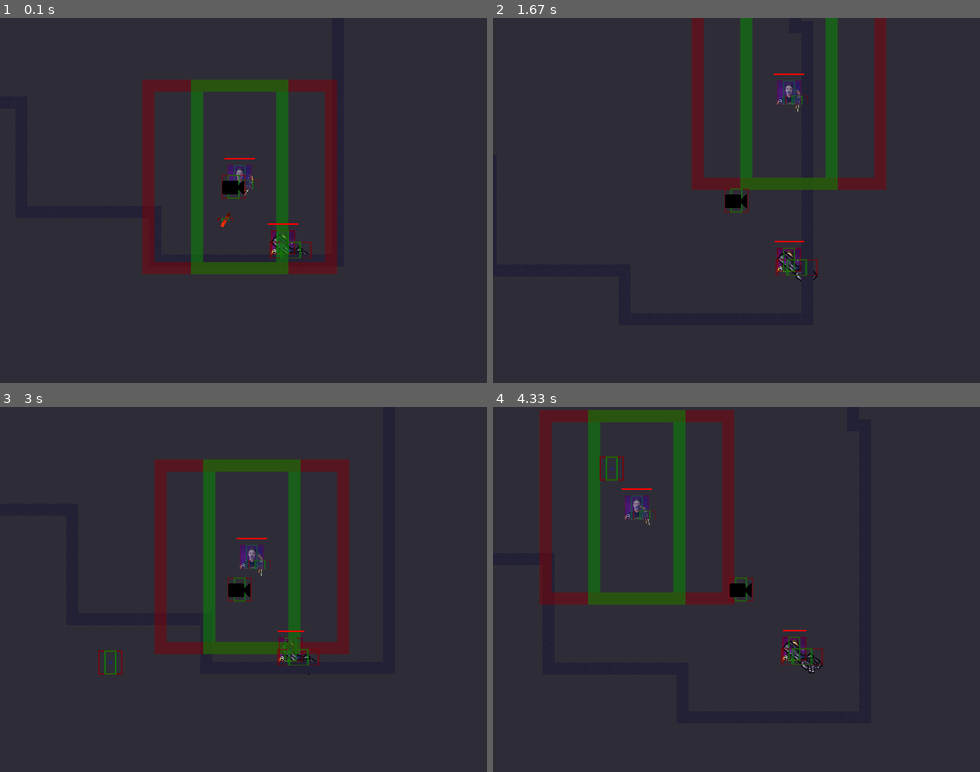
Above: before the commit, frames 1-4 (two rows, left to right).
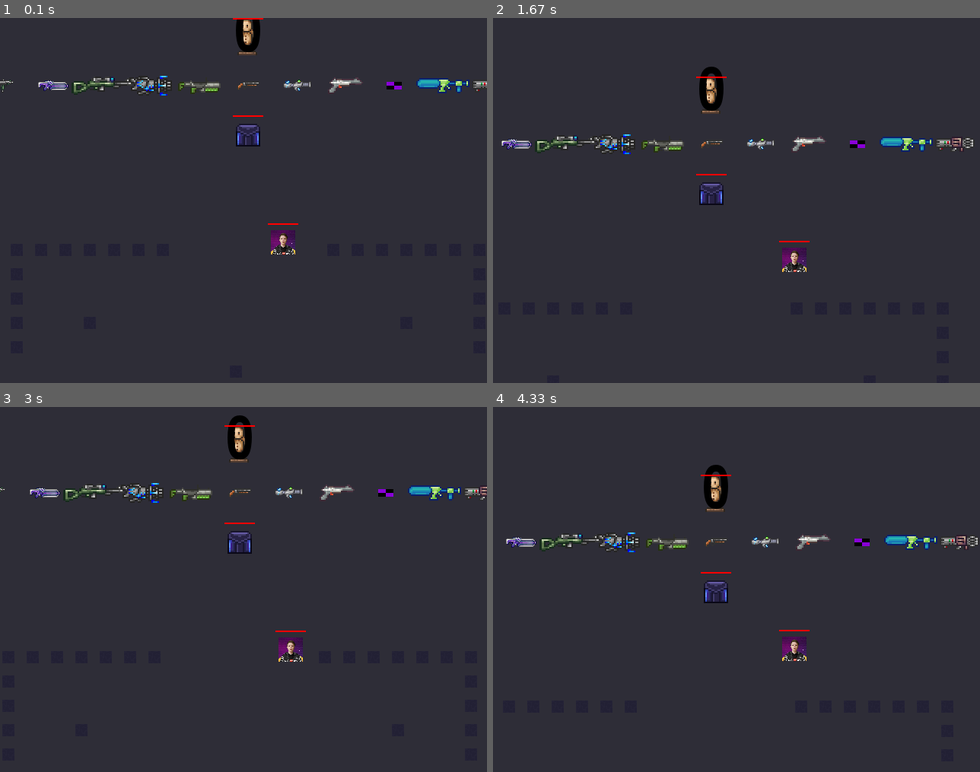
Above: after the commit, the same moments.

Repository: RyDawg-Studios/Chipset
Game: pygame game, started from main.py
Same seed, same stepped clock (60 frames per second), same inputs: the game is played once before the commit and once after it.
Inputs:
- Up to frame 1 (0.1 s): no input
- Up to frame 2 (1.67 s): hold Right 0.33-0.8 s; tap  at 0.83 s; hold Up 1.17-1.47 s; hold Right from 1.5 s (still down)
- Up to frame 3 (3 s): release Right at 1.97 s; hold Left 2-2.53 s; hold Down 2.57-2.87 s; hold Left from 2.9 s (still down)
- Up to frame 4 (4.33 s): release Left at 3.3 s; hold Up 3.33-3.7 s; hold Right from 3.73 s (still down)

The runs differ from the first frame. In frame 1, 9.6% of the frame differs, in the area x 0-100%, y 0-71%; in frame 2, 8.6%; in frame 3, 10%; in frame 4, 10%, in the area x 2-100%, y 0-74%.

Commit message:
WIP Controller support

Diff:
--- a/data/engine/cfg/engineconfig.json
+++ b/data/engine/cfg/engineconfig.json
@@ -6,7 +6,7 @@
         "icon": "r'data\\assets\\sprites\\me.png'",
         "fullscreen": false,
         "hideMouseCursor": false,
-        "debugMode": true,
+        "debugMode": false,
 
         "network":
         {
--- a/data/topdownshooter/TopDownShooter.py
+++ b/data/topdownshooter/TopDownShooter.py
@@ -39,7 +39,7 @@
 
     def activate(self):
         super().activate()
-        self.changelevel(GeneratedLevel)
+        self.changelevel(DevLevel)
 
     def restart(self):
         self.pde.player_manager.clear()
--- a/data/topdownshooter/content/ai/ai_wander.py
+++ b/data/topdownshooter/content/ai/ai_wander.py
@@ -2,6 +2,7 @@
 from data.engine.fl.world_fl import objectlookatposition, getpositionlookatvector
 import random
 from data.topdownshooter.content.ai.ai_target import AITarget
+import pygame
 
 
 class WanderAI(AIState):
@@ -16,7 +17,8 @@
         self.r = 0
 
     def update(self):
-        if abs(self.owner.owner.position[0] - self.destination[0]) < 5 and abs(self.owner.owner.position[1] - self.destination[1]) < 5:
+        super().update()
+        if pygame.Vector2.distance_to(pygame.Vector2(self.owner.owner.position), pygame.Vector2(self.target.position)) < 5:
             self.waitticks += 1
             self.owner.owner.movement = [0, 0]
             if self.waitticks >= self.waittime:
@@ -27,7 +29,6 @@
                 self.picknewlocation()
             self.r = getpositionlookatvector(self.owner.owner, self.destination)
             self.owner.owner.movement = self.r
-        return super().update()
 
 
     def picknewlocation(self):
--- a/data/topdownshooter/content/objects/player/shooter_controller.py
+++ b/data/topdownshooter/content/objects/player/shooter_controller.py
@@ -5,15 +5,18 @@
     def __init__(self, owner):
         super().__init__(owner)
         self.resetPos = True
+        self.movementaxis = [0, 0]
 
     def on_input(self, input):
+        super().on_input(input)
+
         if input == pygame.K_l:
             self.owner.pde.game.restart()
         if input == pygame.K_LSHIFT:
             self.owner.dodging = True
         if input == pygame.K_LALT:
             self.owner.altShot(target=self.owner.pde.input_manager.mouse_position)
-        if input == pygame.K_f:
+        if input == pygame.K_f or input == 2:
             self.owner.interact()
         if input == pygame.K_q:
             self.owner.cycleweapon()
@@ -24,7 +27,6 @@
         if input == pygame.K_j:
             self.owner.pde.network_manager.activate()
 
-        return super().on_input(input)
 
     def manage_input(self):
 
@@ -45,3 +47,14 @@
             self.owner.shootweapon(self.owner.pde.input_manager.mouse_position)
 
         return super().manage_input()
+
+    def on_joystick(self, event):
+        if event.axis < 2:
+            self.movementaxis[event.axis] = round(event.value)
+
+        return super().on_joystick(event)
+
+    def update(self):
+        super().update()
+        if len(self.inpman.joysticks) > 0:
+            self.owner.movement = self.movementaxis
